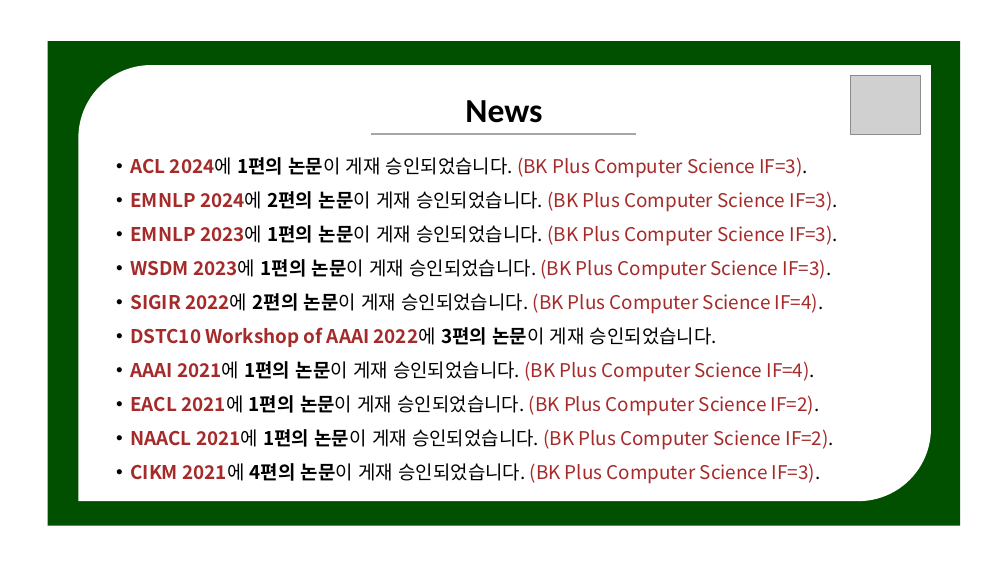
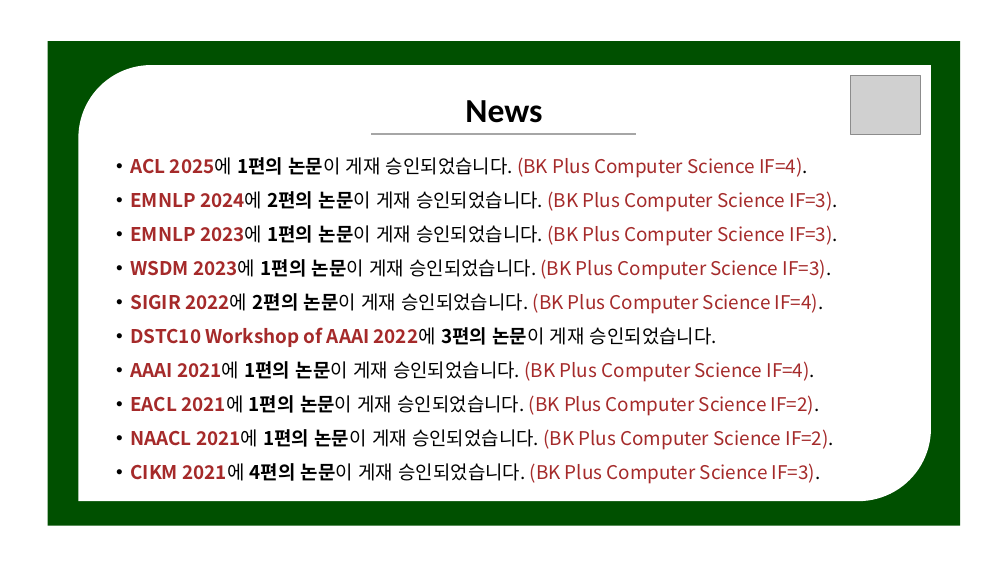
Before and after one commit to NLPlab-skku/NLPlab-skku.github.io, a slide deck: slide 1 of assets/img/notice/template.pptx. Drawn at 1008x567 pixels with LibreOffice and Linux fonts; fonts in the diff are those of the drawing; grey boxes stand for pictures. Boxes give left, top, right and bottom in pixels: in the first picture for what was removed or moved away, otherwise in the second. Text is boxed around its words. In the diff, an @@ line names an element or a change of style, - is before the commit and + after.

```diff
--- a/assets/img/notice/template.pptx
+++ b/assets/img/notice/template.pptx
@@ text at (x1=130, y1=157, x2=808, y2=178): text changed @@
-• ACL 2024에 1편의 논문이 게재 승인되었습니다. (BK Plus Computer Science IF=3).
+• ACL 2025에 1편의 논문이 게재 승인되었습니다. (BK Plus Computer Science IF=4).
```
Also in this commit, not shown: 5 other files.
